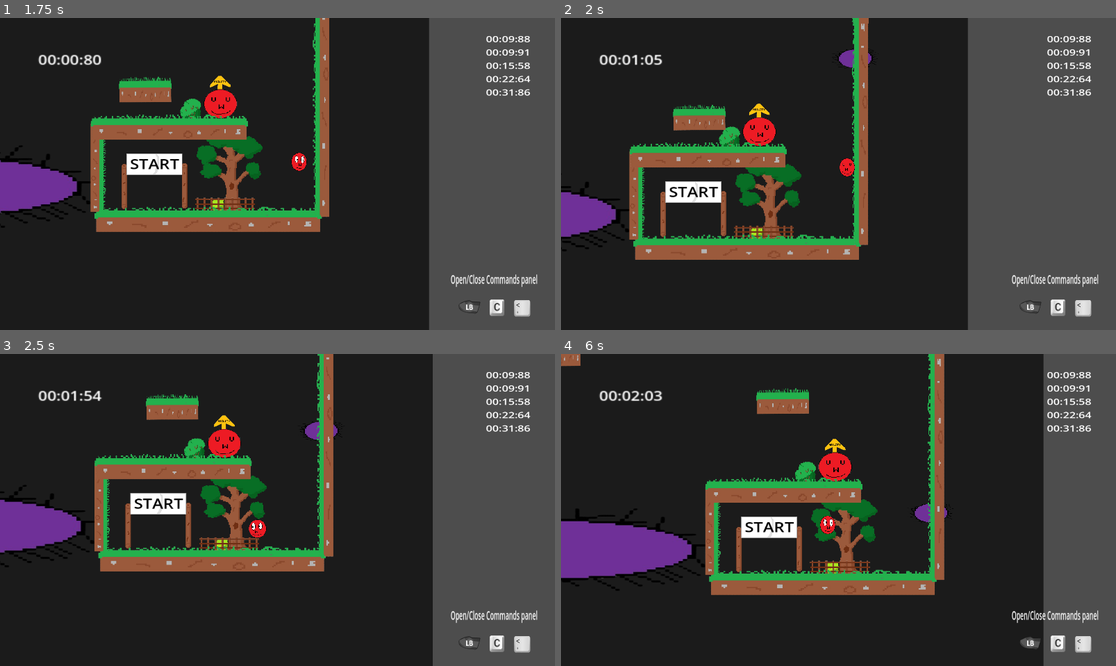
Above: before the commit, frames 1-4 (two rows, left to right).
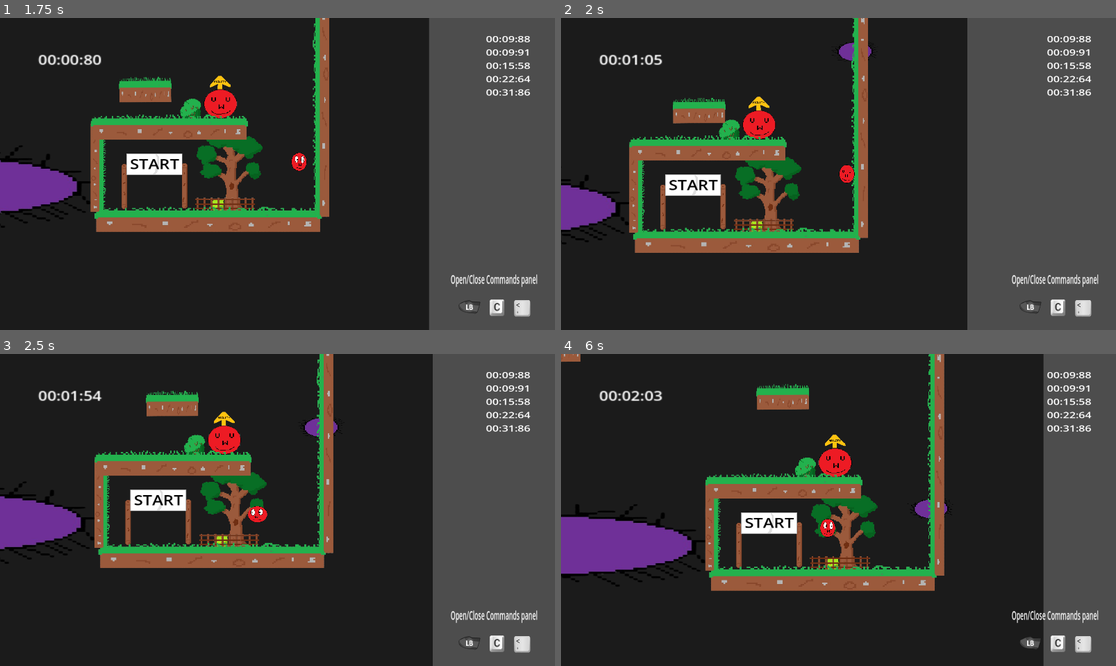
Above: after the commit, the same moments.

Repository: Mahnwe/TheBallThatWasUwU
Game: Godot game, scene res://Scenes/level2.tscn
Two runs of this game, one before a commit and one after it. Both use one fixed random seed, a clock stepped at 60 frames per second and the inputs below. This scene is started directly instead of the project's main scene.
Inputs (mouse positions are in pixels of both pictures, inside the frame that each line leads up to):
- Up to frame 1 (1.75 s): tap Enter at 0.5 s; move the mouse to (399, 158) at 0.52 s; hold Space (jump) 0.53-1.28 s; hold D (move_right) from 0.53 s (still down); click (399, 158) at 0.67 s; move the mouse to (166, 189) at 1.27 s; tap X (dash) at 1.35 s; tap Space (jump) at 1.52, 1.55 s
- Up to frame 2 (2 s): keep holding D (move_right); tap Space (jump) at 1.82 s
- Up to frame 3 (2.5 s): move the mouse to (333, 441) at 2.02 s; release D (move_right) at 2.03 s; hold A (move_left) from 2.03 s (still down); hold Space (jump) from 2.03 s (still down); tap F (next_level) at 2.1 s
- Up to frame 4 (6 s): move the mouse to (810, 572) at 2.77 s; release A (move_left) at 2.78 s; release Space (jump) at 2.78 s; hold D (move_right) 2.78-4.28 s; tap C (open_commands) at 2.85, 5.85 s; click (810, 572) at 2.92 s; tap Space (jump) at 3.02, 3.05, 3.32, 4.52, 4.55, 4.82 s; move the mouse to (1005, 556) at 3.52 s; hold Space (jump) 3.53-4.28 s; tap E (restart_save) at 4.25, 5.75 s; move the mouse to (672, 463) at 4.27 s; hold A (move_left) 4.28-5.03 s; tap X (dash) at 4.35 s; tap R (restart_level) at 5 s; move the mouse to (866, 510) at 5.02 s; hold D (move_right) 5.03-5.78 s; hold Space (jump) 5.03-5.78 s; tap F (next_level) at 5.1 s; click (866, 510) at 5.17 s; move the mouse to (755, 432) at 5.77 s; hold A (move_left) from 5.78 s (still down)

Frame 1 is identical in both runs. In frame 2, 9.4% of the frame differs, in the area x 0-74%, y 0-100%; in frame 3, 6.0%; in frame 4, 7.2%.

Commit message:
Trying to make the gameplay smoother and more pleasant

Diff:
--- a/Scripts/player.gd
+++ b/Scripts/player.gd
@@ -115,9 +115,6 @@
 		if collinding_right_wall() and Input.is_action_just_pressed("jump"):
 			var wall_jump_force_to_left = Vector2(speed * 2 *  wall_normal.x, jump_force)
 			velocity = wall_jump_force_to_left
-			#velocity.x += speed * 2 * wall_normal.x * 2
-			#velocity.y = jump_force
-			move_and_slide()
 			$AnimatedSprite2D.animation = "jump"
 			$AnimatedSprite2D.flip_h = true
 			$AnimatedSprite2D.play()
@@ -125,9 +122,6 @@
 		if colliding_left_wall() and Input.is_action_just_pressed("jump"):
 			var wall_jump_force_to_right = Vector2(speed * 2 * wall_normal.x, jump_force)
 			velocity = wall_jump_force_to_right
-			#velocity.x += speed * 2 * wall_normal.x * 2
-			#velocity.y = jump_force
-			move_and_slide()
 			$AnimatedSprite2D.animation = "jump"
 			$AnimatedSprite2D.flip_h = false
 			$AnimatedSprite2D.play()
